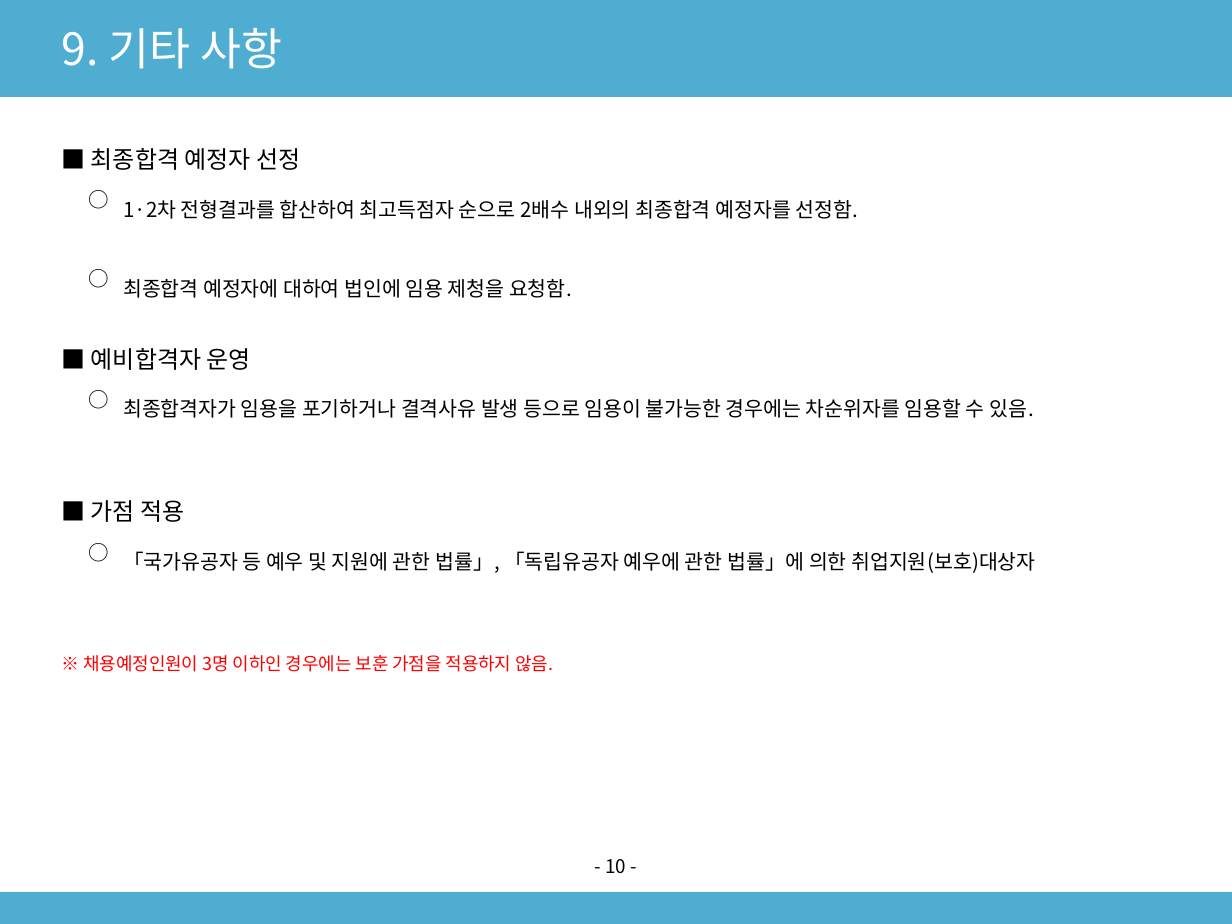
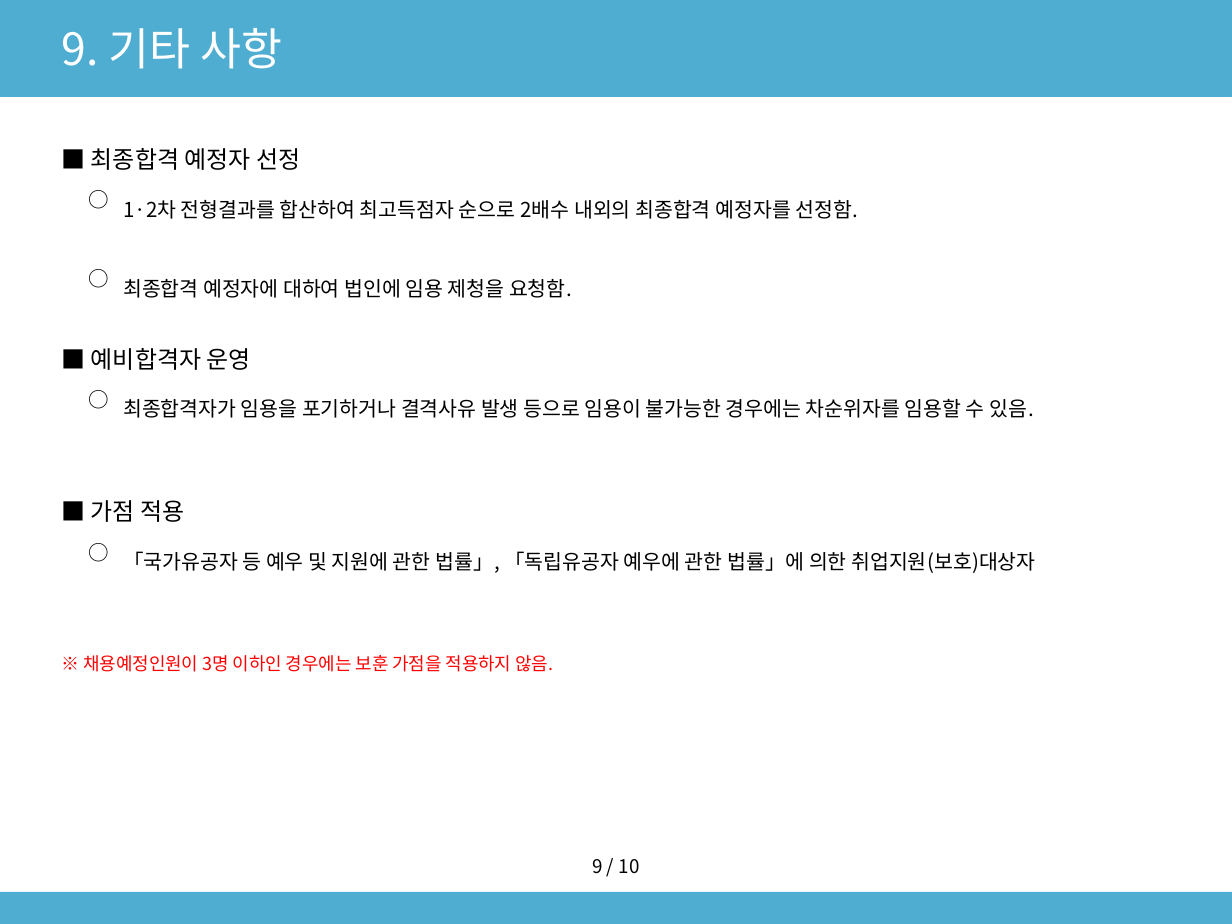
Before and after one commit to sogood459-max/miracle-guy, a slide deck: slide 11 of docs/2027년_사무직원_채용계획안.pptx. Drawn at 1232x924 pixels with LibreOffice and Linux fonts; fonts in the diff are those of the drawing. Boxes give left, top, right and bottom in pixels: in the first picture for what was removed or moved away, otherwise in the second. Text is boxed around its words. In the diff, an @@ line names an element or a change of style, - is before the commit and + after.

```diff
--- a/docs/2027년_사무직원_채용계획안.pptx
+++ b/docs/2027년_사무직원_채용계획안.pptx
@@ text at (x1=592, y1=859, x2=640, y2=874): text changed @@
-- 10 -
+9 / 10
```
Also in this commit, not shown: 10 other slides changed, 1 other file.
